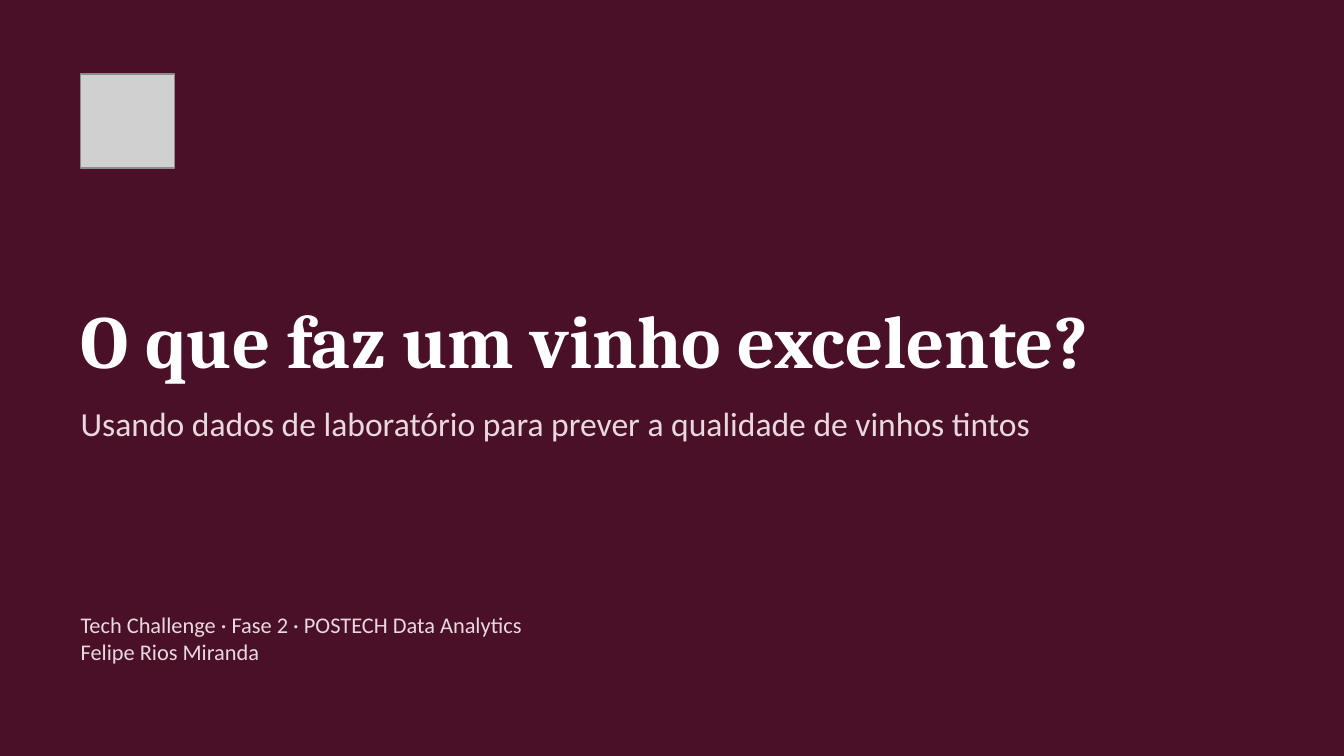
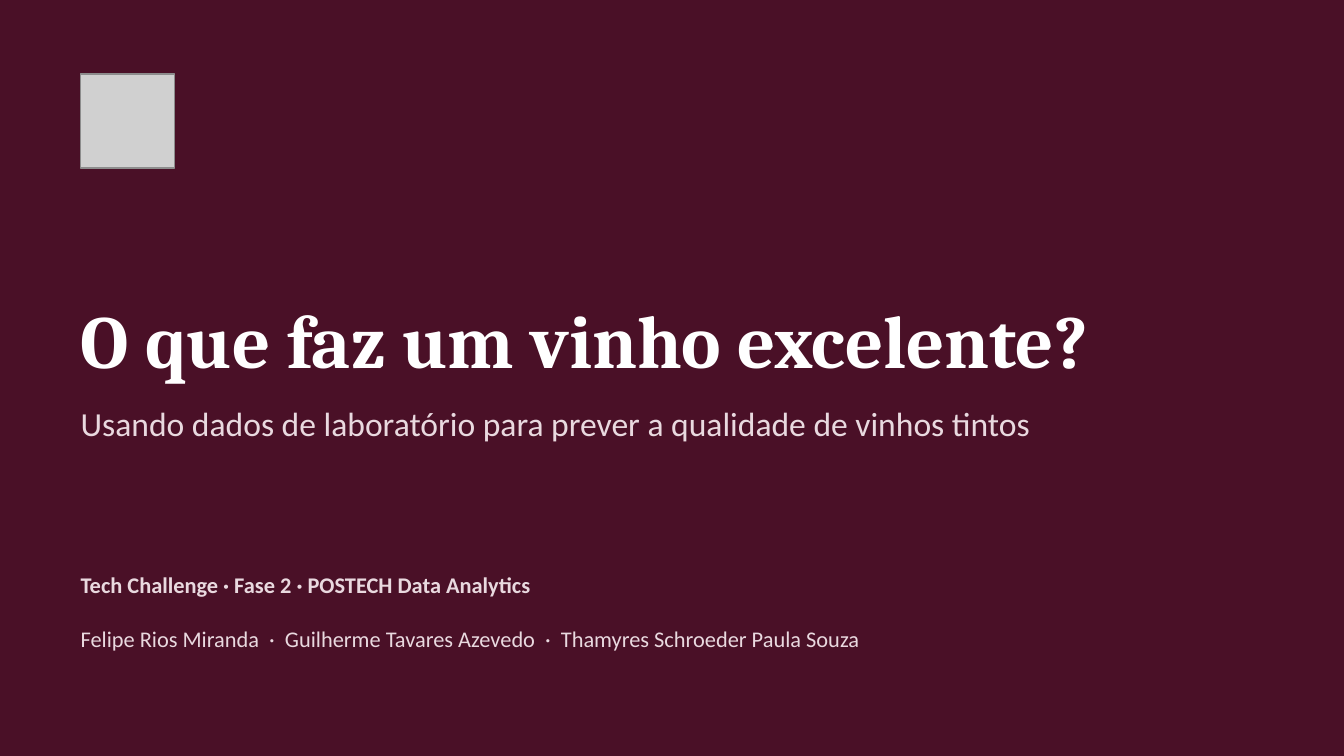
Before and after one commit to Deogadox/wine-quality-classification, a slide deck: slide 1 of presentation/apresentacao_executiva.pptx. Drawn at 1344x756 pixels with LibreOffice and Linux fonts; fonts in the diff are those of the drawing; grey boxes stand for pictures. Boxes give left, top, right and bottom in pixels: in the first picture for what was removed or moved away, otherwise in the second. Text is boxed around its words. In the diff, an @@ line names an element or a change of style, - is before the commit and + after.

```diff
--- a/presentation/apresentacao_executiva.pptx
+++ b/presentation/apresentacao_executiva.pptx
@@ text "Tech Challenge · Fase 2 ...": place and size @@
-text "Tech Challenge · Fase 2 ..." at [81, 617, 521, 664]
+text "Tech Challenge · Fase 2 ..." at [81, 577, 530, 597]
@@ text "Tech Challenge · Fase 2 ..." at [81, 577, 530, 597]: bold on @@
@@ text at [81, 644, 260, 664]: paragraph removed @@
-Felipe Rios Miranda
@@ text added at [81, 631, 859, 651], 12 pt, text #E9D9DF @@
+Felipe Rios Miranda · Guilherme Tavares Azevedo · Thamyres Schroeder Paula Souza
```
Also in this commit, not shown: 2 other slides changed, 3 other files.
